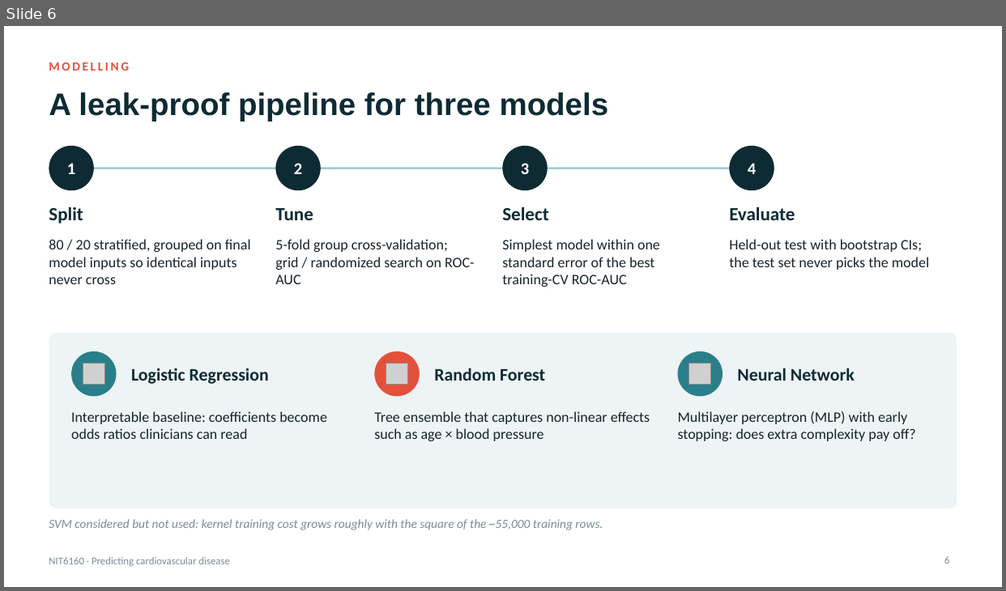
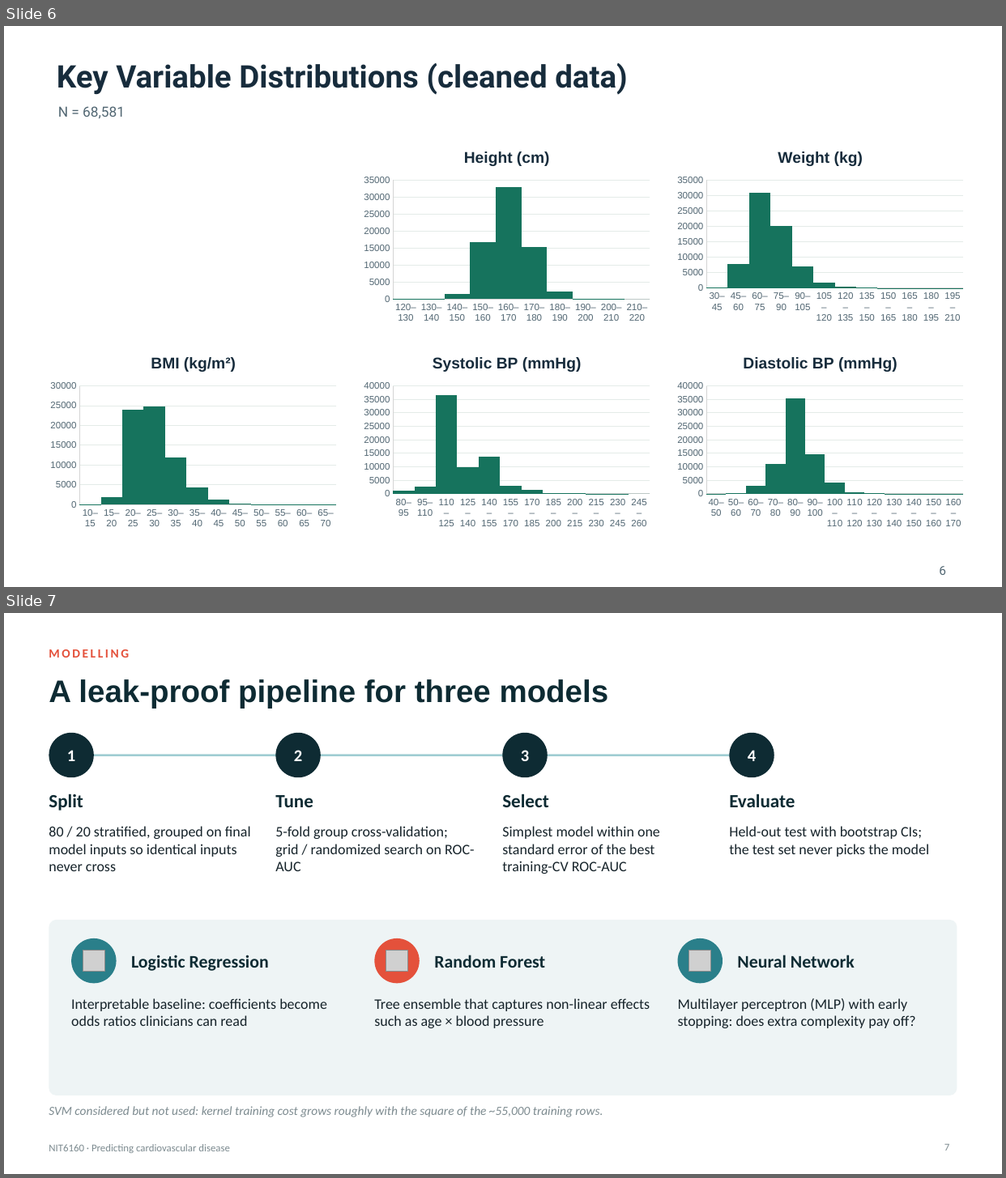
Before and after one commit to sunil-9/data-warehouse, a slide deck: NIT6160_Cardio_Project_Presentation.pptx. Shown one above the other, each under a label of ours: slide 6 before the commit, slides 6 and 7 after it. The pictures are 1006x591 and 1006x1178 pixels, drawn with LibreOffice and Linux fonts; fonts in the diff are those of the drawing; grey boxes stand for pictures. Boxes give left, top, right and bottom in pixels: in the first picture for what was removed or moved away, otherwise in the second. Text is boxed around its words. In the diff, an @@ line names an element or a change of style, - is before the commit and + after.

Commit message:
Add cleaned-data histogram slide after slide five

```diff
--- a/NIT6160_Cardio_Project_Presentation.pptx
+++ b/NIT6160_Cardio_Project_Presentation.pptx
@@ slide 6 added at (x1=4, y1=26, x2=1002, y2=587), background #FFFFFF @@
@@ text added at (x1=57, y1=63, x2=627, y2=95), 30 pt, text #172C3C, bold @@
+Key Variable Distributions (cleaned data)
@@ text added at (x1=58, y1=106, x2=125, y2=119), 13.5 pt, text #526773 @@
+N = 68,581
@@ column chart added at (x1=358, y1=137, x2=656, y2=327) @@
+title "Height (cm) "
+categories: 120–130, 130–140, 140–150, 150–160, 160–170, 170–180, 180–190, 190–200, 200–210, 210–220
+Series 1: 0, 0, 1000, 17000, 33000, 15000, 2000, 0, 0, 0
@@ column chart added at (x1=671, y1=137, x2=970, y2=327) @@
+title "Weight (kg) "
+categories: 30–45, 45–60, 60–75, 75–90, 90–105, 105–120, 120–135, 135–150, 150–165, 165–180, 180–195, 195–210
+Series 1: 0, 8000, 31000, 20000, 7000, 2000, 0, 0, 0, 0, 0, 0
@@ column chart added at (x1=44, y1=343, x2=343, y2=534) @@
+title "BMI (kg/m²) "
+categories: 10–15, 15–20, 20–25, 25–30, 30–35, 35–40, 40–45, 45–50, 50–55, 55–60, 60–65, 65–70
+Series 1: 0, 1800, 24100, 24700, 12000, 4200, 1200, 300, 100, 100, 0, 0
@@ column chart added at (x1=358, y1=343, x2=656, y2=534) @@
+title "Systolic BP (mmHg) "
+categories: 80–95, 95–110, 110–125, 125–140, 140–155, 155–170, 170–185, 185–200, 200–215, 215–230, 230–245, 245–260
+Series 1: 1000, 3000, 37000, 10000, 14000, 3000, 1000, 0, 0, 0, 0, 0
@@ column chart added at (x1=671, y1=343, x2=970, y2=534) @@
+title "Diastolic BP (mmHg) "
+categories: 40–50, 50–60, 60–70, 70–80, 80–90, 90–100, 100–110, 110–120, 120–130, 130–140, 140–150, 150–160, 160–170
+Series 1: 0, 0, 3000, 11000, 35000, 15000, 4000, 0, 0, 0, 0, 0, 0
@@ text added at (x1=939, y1=566, x2=946, y2=575), 12 pt, text #526773 @@
+6
@@ what was slide 6 is now slide 7 @@
@@ page number at (x1=944, y1=1144, x2=949, y2=1151): text changed @@
-6
+7
```
Also in this commit, not shown: 2 slides changed.
